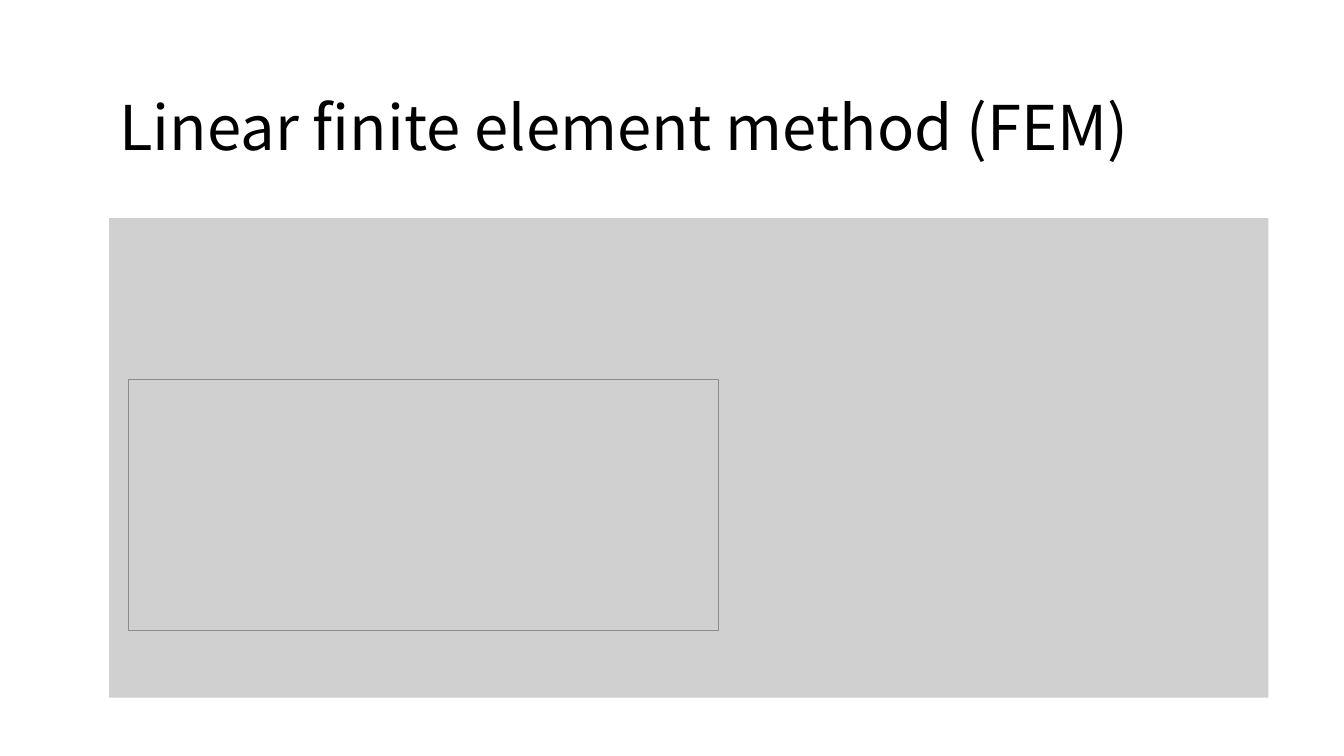
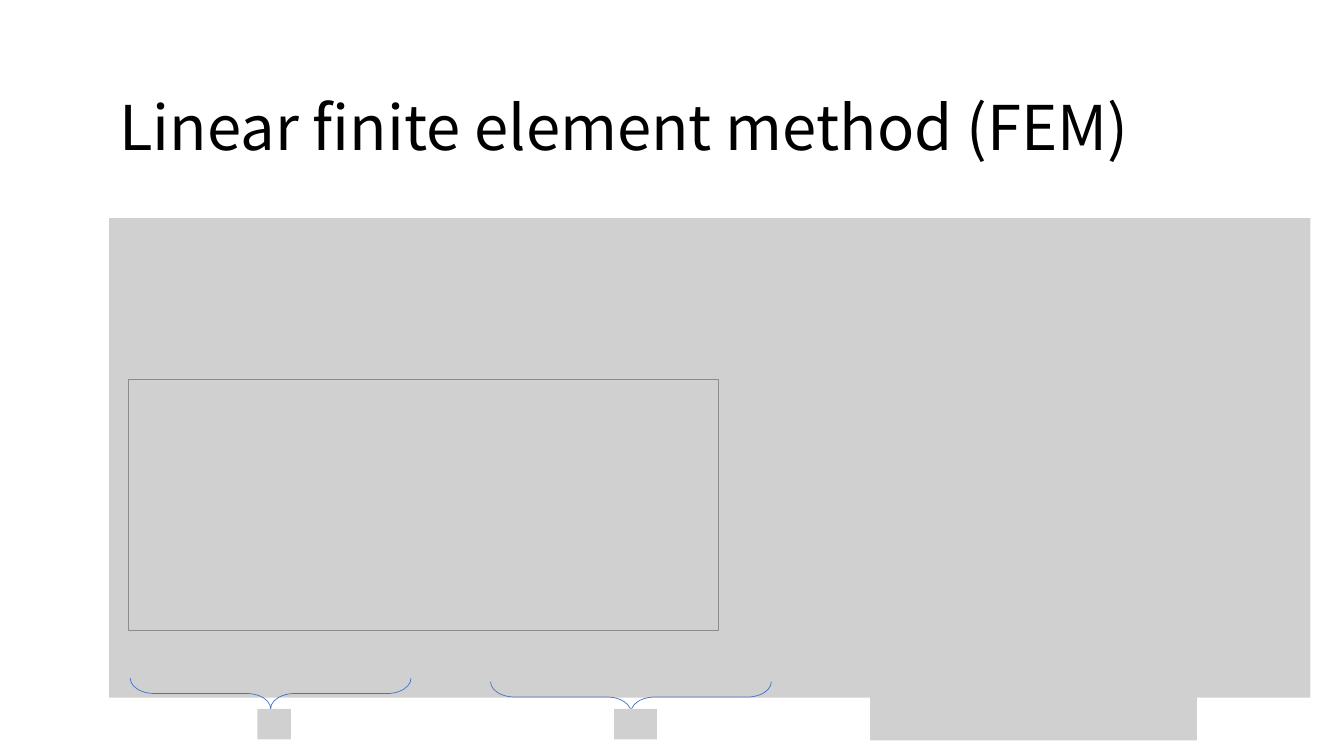
Before and after one commit to LILKOTYO/Lab-Presentation, a slide deck: slide 14 of 20220725_simulation/Deformable Simulation.pptx. Drawn at 1344x756 pixels with LibreOffice and Linux fonts; fonts in the diff are those of the drawing; grey boxes stand for pictures. Boxes give left, top, right and bottom in pixels: in the first picture for what was removed or moved away, otherwise in the second. Text is boxed around its words. In the diff, an @@ line names an element or a change of style, - is before the commit and + after.

```diff
--- a/20220725_simulation/Deformable Simulation.pptx
+++ b/20220725_simulation/Deformable Simulation.pptx
@@ picture: place and size @@
-picture at <box>109,218,1268,698</box>
+picture at <box>109,218,1311,698</box>
@@ right brace added at <box>130,679,411,709</box>, outline #4472C4 0.5 pt @@
@@ right brace added at <box>491,682,772,712</box>, outline #4472C4 0.5 pt @@
@@ picture added at <box>870,669,1197,741</box> @@
@@ picture added at <box>257,709,290,739</box> @@
@@ picture added at <box>614,709,656,739</box> @@
```
Also in this commit, not shown: 1 slide added.
